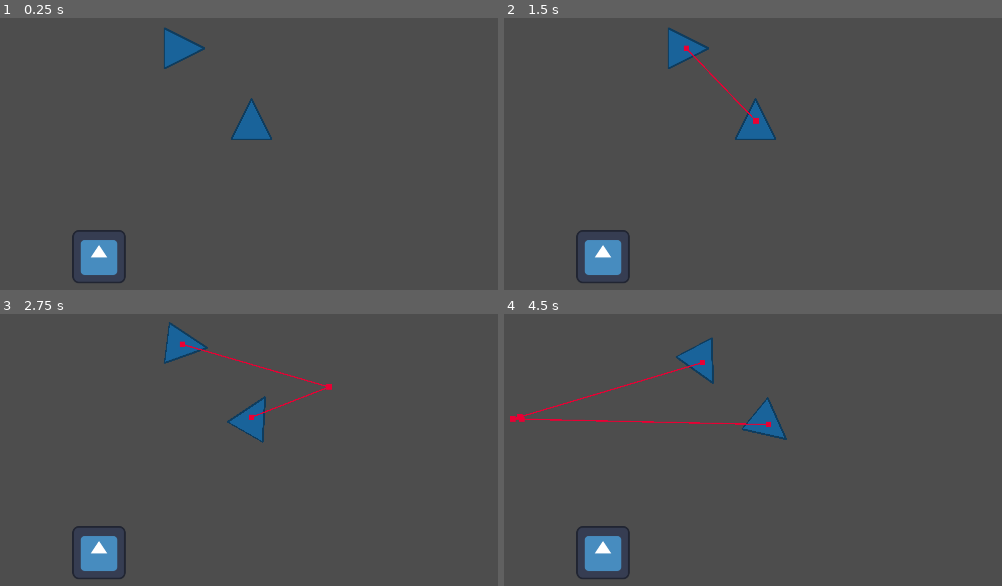
Above: before the commit, frames 1-4 (two rows, left to right).
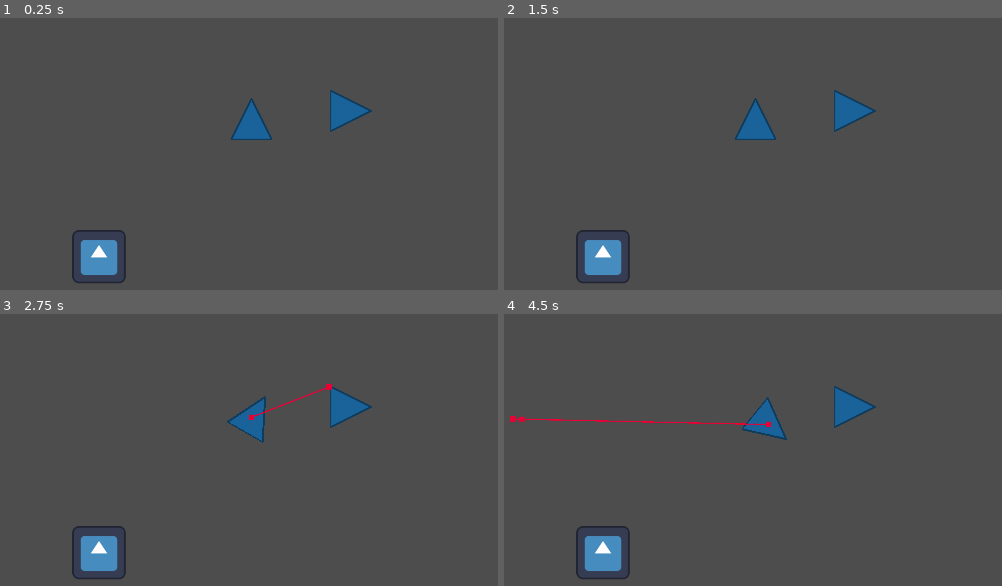
Above: after the commit, the same moments.

Repository: MendicantNinja/TheLastFleet
Game: Godot game, scene res://Scenes/GameScenes/CombatMap.tscn
The game is run twice, just before and just after one commit, with the same random seed, the same clock (stepped at 60 frames per second) and the same inputs. The engine's default icon, where the game draws it, is replaced by a stand-in: a white triangle on a blue panel in a dark square.
Inputs (mouse positions are in pixels of both pictures, inside the frame that each line leads up to):
- Up to frame 1 (0.25 s): no input
- Up to frame 2 (1.5 s): tap Enter at 0.5 s; move the mouse to (688, 47) at 0.52 s; click (688, 47) at 0.67 s; tap Space at 1.25 s; move the mouse to (757, 121) at 1.27 s; click (757, 121) at 1.42 s
- Up to frame 3 (2.75 s): tap Enter at 2 s; move the mouse to (328, 387) at 2.02 s; click (328, 387) at 2.17 s
- Up to frame 4 (4.5 s): move the mouse to (713, 575) at 2.77 s; click (713, 575) at 2.92 s; move the mouse to (992, 553) at 3.52 s; click (992, 553) at 3.67 s; move the mouse to (513, 417) at 4.27 s; click (513, 417) at 4.42 s

The runs differ from the first frame. In frame 1, 1.4% of the frame differs, in the area x 32-75%, y 3-42%; in frame 2, 1.5%; in frame 3, 1.5%; in frame 4, 1.6%, in the area x 2-75%, y 8-42%.
Error before the commit: Invalid access to property or key 'normal' on a base object of type 'Dictionary'. (res://Scripts/ship.gd:83)

Commit message:
dynamic pathfinding implemented

Diff:
--- a/Scenes/GameScenes/CombatMap.tscn
+++ b/Scenes/GameScenes/CombatMap.tscn
@@ -47,7 +47,7 @@
 navigation_polygon = SubResource("NavigationPolygon_ooheh")
 
 [node name="PlayerShip" type="RigidBody2D" parent="NavigationRegion2D"]
-position = Vector2(800, 200)
+position = Vector2(1200, 350)
 collision_mask = 6
 input_pickable = true
 gravity_scale = 0.0
@@ -82,7 +82,7 @@
 debug_path_custom_point_size = 13.0
 debug_path_custom_line_width = 3.0
 
-[node name="PlayerShip2" type="RigidBody2D" parent="NavigationRegion2D"]
+[node name="EnemyShip" type="RigidBody2D" parent="NavigationRegion2D"]
 position = Vector2(966, 375)
 rotation = -1.5708
 input_pickable = true
@@ -92,17 +92,17 @@
 max_contacts_reported = 10
 script = ExtResource("2_u31ug")
 
-[node name="ShipSprite" type="Sprite2D" parent="NavigationRegion2D/PlayerShip2"]
+[node name="ShipSprite" type="Sprite2D" parent="NavigationRegion2D/EnemyShip"]
 self_modulate = Color(0.101362, 0.395403, 0.613697, 1)
 rotation = 1.5708
 scale = Vector2(0.1, 0.1)
 texture = ExtResource("1_1p2qq")
 offset = Vector2(0, -50)
 
-[node name="CollisionShape" type="CollisionShape2D" parent="NavigationRegion2D/PlayerShip2"]
+[node name="CollisionShape" type="CollisionShape2D" parent="NavigationRegion2D/EnemyShip"]
 shape = SubResource("CircleShape2D_63ky0")
 
-[node name="ShipNavigationAgent" type="NavigationAgent2D" parent="NavigationRegion2D/PlayerShip2"]
+[node name="ShipNavigationAgent" type="NavigationAgent2D" parent="NavigationRegion2D/EnemyShip"]
 path_desired_distance = 50.0
 target_desired_distance = 20.0
 path_max_distance = 50.0
@@ -133,5 +133,5 @@
 
 [connection signal="input_event" from="NavigationRegion2D/PlayerShip" to="NavigationRegion2D/PlayerShip" method="_on_input_event"]
 [connection signal="velocity_computed" from="NavigationRegion2D/PlayerShip/ShipNavigationAgent" to="NavigationRegion2D/PlayerShip" method="_on_ShipNavigationAgent_velocity_computed"]
-[connection signal="input_event" from="NavigationRegion2D/PlayerShip2" to="NavigationRegion2D/PlayerShip2" method="_on_input_event"]
-[connection signal="velocity_computed" from="NavigationRegion2D/PlayerShip2/ShipNavigationAgent" to="NavigationRegion2D/PlayerShip2" method="_on_ShipNavigationAgent_velocity_computed"]
+[connection signal="input_event" from="NavigationRegion2D/EnemyShip" to="NavigationRegion2D/EnemyShip" method="_on_input_event"]
+[connection signal="velocity_computed" from="NavigationRegion2D/EnemyShip/ShipNavigationAgent" to="NavigationRegion2D/EnemyShip" method="_on_ShipNavigationAgent_velocity_computed"]
--- a/Scripts/ship.gd
+++ b/Scripts/ship.gd
@@ -43,18 +43,17 @@
 	if NavigationServer2D.map_get_iteration_id(ShipNavigationAgent.get_navigation_map()) == 0:
 		return
 
-#collider: The colliding object.
-#
-#collider_id: The colliding object's ID.
-#
-#normal: The object's surface normal at the intersection point, or Vector2(0, 0) if the ray starts inside the shape and PhysicsRayQueryParameters2D.hit_from_inside is true.
-#
-#position: The intersection point.
-#
-#rid: The intersecting object's RID.
-#
-#shape: The shape index of the colliding shape.
-
+	#collider: The colliding object.
+	#
+	#collider_id: The colliding object's ID.
+	#
+	#normal: The object's surface normal at the intersection point, or Vector2(0, 0) if the ray starts inside the shape and PhysicsRayQueryParameters2D.hit_from_inside is true.
+	#
+	#position: The intersection point.
+	#
+	#rid: The intersecting object's RID.
+	#
+	#shape: The shape index of the colliding shape.
 
 	var ship_origin: Vector2 = transform.get_origin()
 	var query_for_target: Dictionary = {}
@@ -75,10 +74,11 @@
 			query = PhysicsRayQueryParameters2D.create(target_position, collider_center, 1, [self])
 			query_for_target = space_state.intersect_ray(query)
 
-	var sweep_end_vector: Vector2 = Vector2.ZERO
-	var sweep_start_vector: Vector2 = Vector2.ZERO
 	var sweep_vectors: Array = []
 	if not query_for_ship.is_empty():
+		var sweep_end_vector: Vector2 = Vector2.ZERO
+		var sweep_start_vector: Vector2 = Vector2.ZERO
+
 		# flip the direction of the raycast normal to make it face the collider
 		var target_direction: Vector2 = -1*query_for_target["normal"]
 
@@ -94,7 +94,7 @@
 			return
 		var navagent_radius: int = collider_navagent.radius
 		var intersection_position: Vector2 = query_for_ship["position"]
-		var sweep_radius: float = target_position.distance_to(intersection_position) + navagent_radius * 2
+		var sweep_radius: float = target_position.distance_to(intersection_position)
 
 		# find the vectors required to offset the sweep start and end vectors
 		var offset_start_vector: Vector2 = Vector2(sweep_start_vector.x * sweep_radius, sweep_start_vector.y * sweep_radius)
@@ -105,6 +105,7 @@
 
 		# second verse same as the first
 		# we're manually incrementing the direction, all the math is the same
+		print(target_position)
 		sweep_vectors.push_back(sweep_start_vector)
 		var new_sweep_direction: Vector2 = target_direction.rotated(-PI/4)
 		for i in range(7):
@@ -116,36 +117,34 @@
 
 	# now we actually sweep each vector and detect for collisions
 	var valid_paths: Array = []
-	if sweep_start_vector != Vector2.ZERO and sweep_end_vector != Vector2.ZERO:
+	if not sweep_vectors.is_empty():
 		var space_state: PhysicsDirectSpaceState2D = get_world_2d().direct_space_state
 		var query: PhysicsRayQueryParameters2D
 		var query_results: Dictionary = {}
+		var skip_next_entry: bool = false
 		for vector in sweep_vectors:
+			if skip_next_entry:
+				skip_next_entry = false
+				continue
 			query = PhysicsRayQueryParameters2D.create(target_position, vector, 7, [self])
 			query_results = space_state.intersect_ray(query)
 			if query_results.is_empty():
 				valid_paths.push_back(vector)
-				print("valid vector: ", vector)
 			else:
-				print("invalid vector: ", vector)
+				valid_paths.pop_back()
+				skip_next_entry = true
+		if sweep_vectors.size() > 3:
+			sweep_vectors.pop_back()
+			sweep_vectors.pop_front()
 
-	if intermediate_pathing == false and not query_for_target.is_empty() and not ShipNavigationAgent.is_navigation_finished():
-		#print("Raycast shootout calculate and set new intermediate path")
-		var collider_instance: Node = instance_from_id(query_for_target["collider_id"])
-		#if collider_instance is
-		var collider_navagent: NavigationAgent2D = collider_instance.find_child("ShipNavigationAgent")
-		if collider_navagent == null:
-			return
-		var collider_center: Vector2 = collider_instance.position
-		var navagent_radius: int = collider_navagent.radius
+	if intermediate_pathing == false and not valid_paths.is_empty() and not ShipNavigationAgent.is_navigation_finished():
+		var valid_path_range: int = valid_paths.size() - 1
+		var random_entry: int = randi_range(0, valid_path_range)
 		intermediate_pathing = true
 		final_target_position = target_position
-		target_position = Vector2(collider_center.x - navagent_radius, collider_center.y)
-		ShipNavigationAgent.set_target_position(target_position)
-
+		ShipNavigationAgent.set_target_position(valid_paths[random_entry])
 	# Do this after finishing the intermediate pathing.
 	elif intermediate_pathing == true and ShipNavigationAgent.is_navigation_finished():
-		#print("Intermediate pathing finished")
 		target_position = final_target_position
 		ShipNavigationAgent.set_target_position(target_position)
 		intermediate_pathing = false
@@ -159,7 +158,6 @@
 
 		var transform_look_at: Transform2D = transform.looking_at(next_path_position)
 		transform = transform.interpolate_with(transform_look_at, delta)
-
 
 	acceleration += velocity - linear_velocity
 
